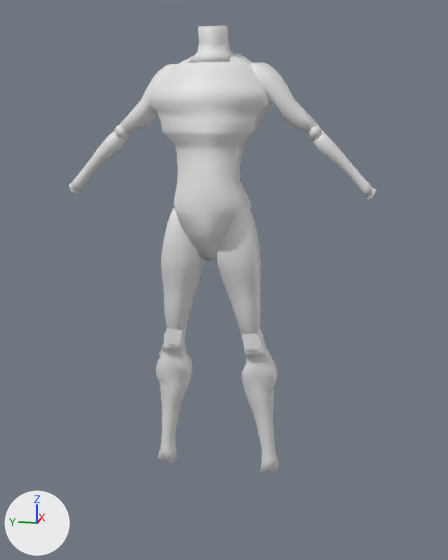
Two versions of the Blender file 3D ASSETS BOIIII/Boy.blend, one commit apart.
Camera for both pictures: a camera (50 mm lens) standing at (-4.27, -0.94, 3.26) and looking at (0.09, -0.07, 2.17). Every picture has the same lights, and +X, +Y and +Z are marked at lower left.
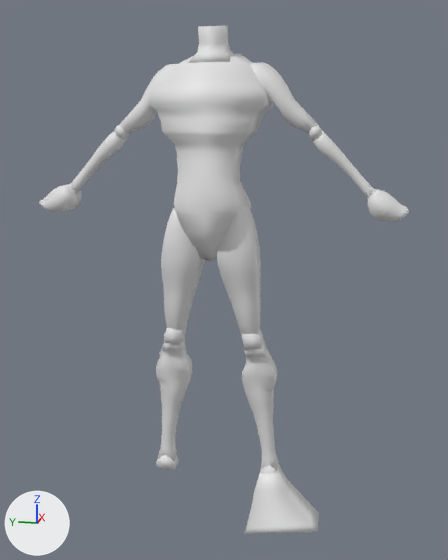
Edits to the bpy script that builds the scene:
```text
Change me_cube_008:
    where me_cube_008.from_pydata(...)  # 12 vertices, 10 faces; spans x -0.52..1.48, y 3.2..5.36, z -20.55..-18.43
    used by ob_cube_007; location = (0.0, 0.0, 3.095); scale = (0.0686, 0.0686, 0.0686)
    me_cube_008 part 1: all faces are now shaded smooth (10 of 10 changed)
Add me_cube_011:
    me_cube_011.from_pydata(...)  # 32 vertices, 30 faces; spans x -1.0..1.33, y -3.31..1.76, z -3.34..1.41
    me_cube_011.polygons.foreach_set('use_smooth', [True] * 30)
Add me_cube_010:
    me_cube_010.from_pydata(...)  # 12 vertices, 10 faces; spans x -0.86..0.78, y -5.75..-3.89, z -28.9..-27.4
    me_cube_010.polygons.foreach_set('use_smooth', [True] * 10)
Add me_cube_009:
    me_cube_009.from_pydata(...)  # 40 vertices, 38 faces; spans x 0.51..2.51, y -15.86..-12.64, z -5.36..-2.97
    me_cube_009.polygons.foreach_set('use_smooth', [True] * 38)
Add ob_cube_011:
    ob_cube_011 = bpy.data.objects.new('Cube.011', me_cube_011)
    ob_cube_011.location = (0.17, -0.44, 0.464)
    ob_cube_011.scale = (0.115, 0.115, 0.115)
Add ob_cube_010:
    ob_cube_010 = bpy.data.objects.new('Cube.010', me_cube_010)
    ob_cube_010.location = (0.183, 0.0, 3.095)
    ob_cube_010.scale = (0.0883, 0.0883, 0.0883)
    _m = ob_cube_010.modifiers.new('Mirror', 'MIRROR')
    _m.use_axis = (False, True, False)
Add ob_cube_009:
    ob_cube_009 = bpy.data.objects.new('Cube.009', me_cube_009)
    ob_cube_009.location = (0.0, 0.0, 3.095)
    ob_cube_009.scale = (0.0845, 0.0845, 0.0845)
    _m = ob_cube_009.modifiers.new('Mirror', 'MIRROR')
    _m.use_axis = (False, True, False)
```

Pixel boxes [x1, y1, x2, y2] of what changed, in the pictures (448 x 560 px):
'Cube.011', added: after [244, 467, 319, 534]
'Cube.009', added: after [39, 184, 409, 222]
'Cube.010', added: after [156, 454, 280, 474]
part 1 of me_cube_008, shading changed: [164, 326, 263, 350] in both
